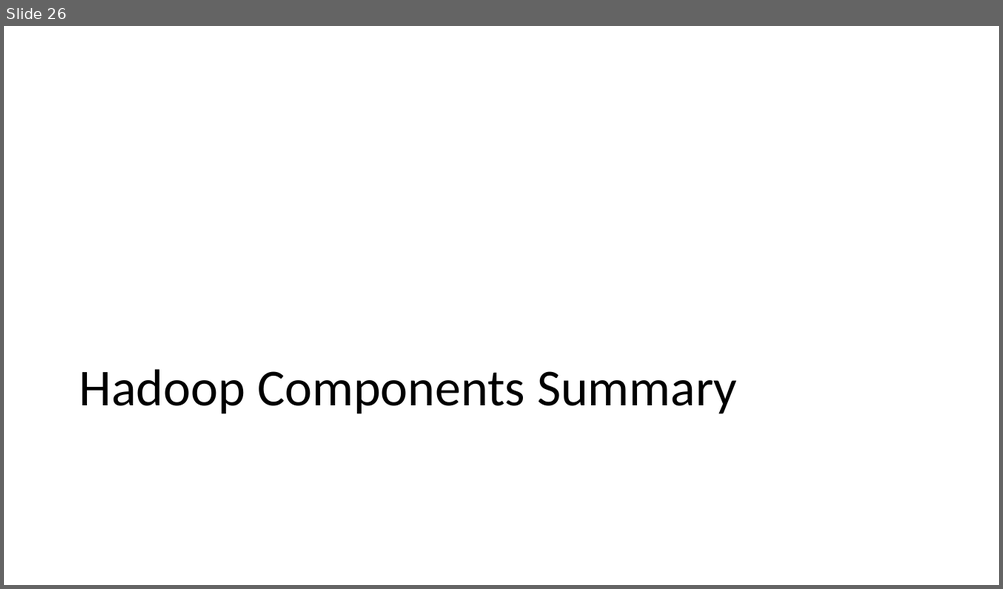
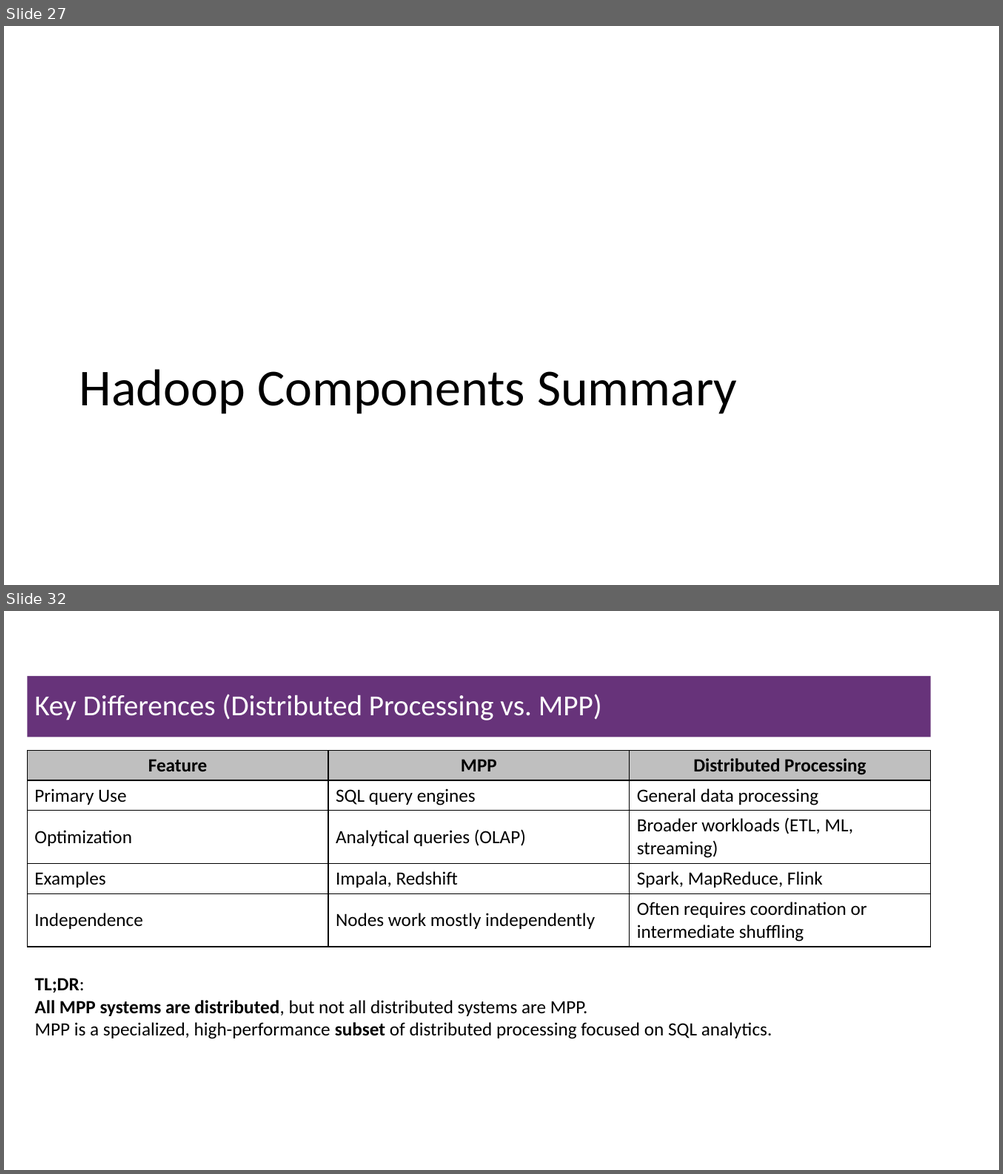
Before and after one commit to msfasha/307401-Big-Data, a slide deck: Lecture Notes/Section 2 - Introduction to Hadoop Eco System/2-Introduction to Hadoop Eco System.pptx. Shown one above the other, each under a label of ours: slide 26 before the commit, slides 27 and 32 after it; the slides between them are not shown. The pictures are 1003x589 and 1003x1174 pixels, drawn with LibreOffice and Linux fonts; fonts in the diff are those of the drawing; background and template pictures are left out. Boxes give left, top, right and bottom in pixels: in the first picture for what was removed or moved away, otherwise in the second. Text is boxed around its words. In the diff, an @@ line names an element or a change of style, - is before the commit and + after.

Commit message:
re-arrange files, modify hadoop echo system

```diff
--- a/Lecture Notes/Section 2 - Introduction to Hadoop Eco System/2-Introduction to Hadoop Eco System.pptx
+++ b/Lecture Notes/Section 2 - Introduction to Hadoop Eco System/2-Introduction to Hadoop Eco System.pptx
@@ slide 32 added at box(4, 611, 999, 1170), background #FFFFFF @@
@@ title added at box(27, 676, 930, 737), fill #67337A, 28 pt, text #FFFFFF @@
+Key Differences (Distributed Processing vs. MPP)
@@ table added at box(27, 751, 931, 945), 5 rows, 3 columns @@
+Feature | MPP | Distributed Processing
+Primary Use | SQL query engines | General data processing
+Optimization | Analytical queries (OLAP) | Broader workloads (ETL, ML, streaming)
+Examples | Impala, Redshift | Spark, MapReduce, Flink
+Independence | Nodes work mostly independently | Often requires coordination or intermediate shuffling
@@ text added at box(35, 978, 772, 1039), 18 pt, text #000000 @@
+TL;DR:
+All MPP systems are distributed, but not all distributed systems are MPP.
+MPP is a specialized, high-performance subset of distributed processing focused on SQL analytics.
@@ what was slide 26 is now slide 27 @@
```
Also in this commit, not shown: 6 slides changed, 4 other slides added, 1 slide removed, 1 other file.
